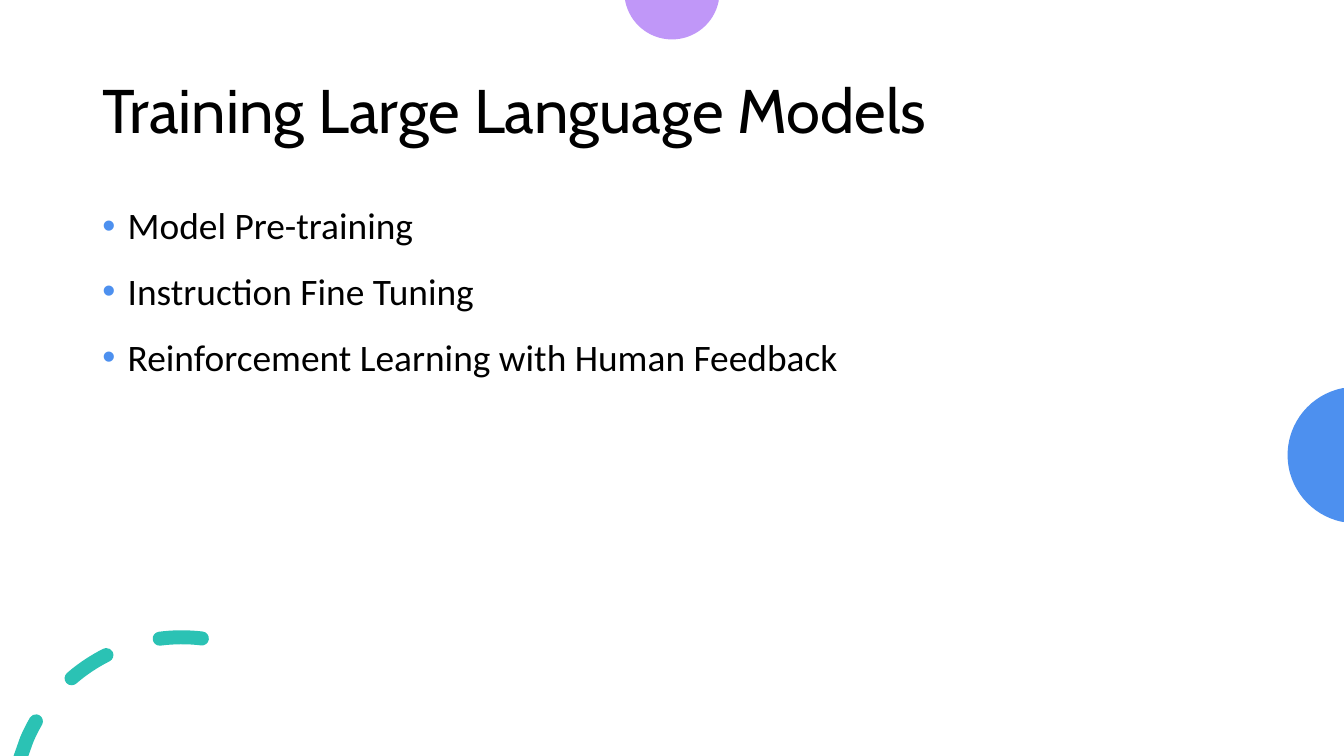
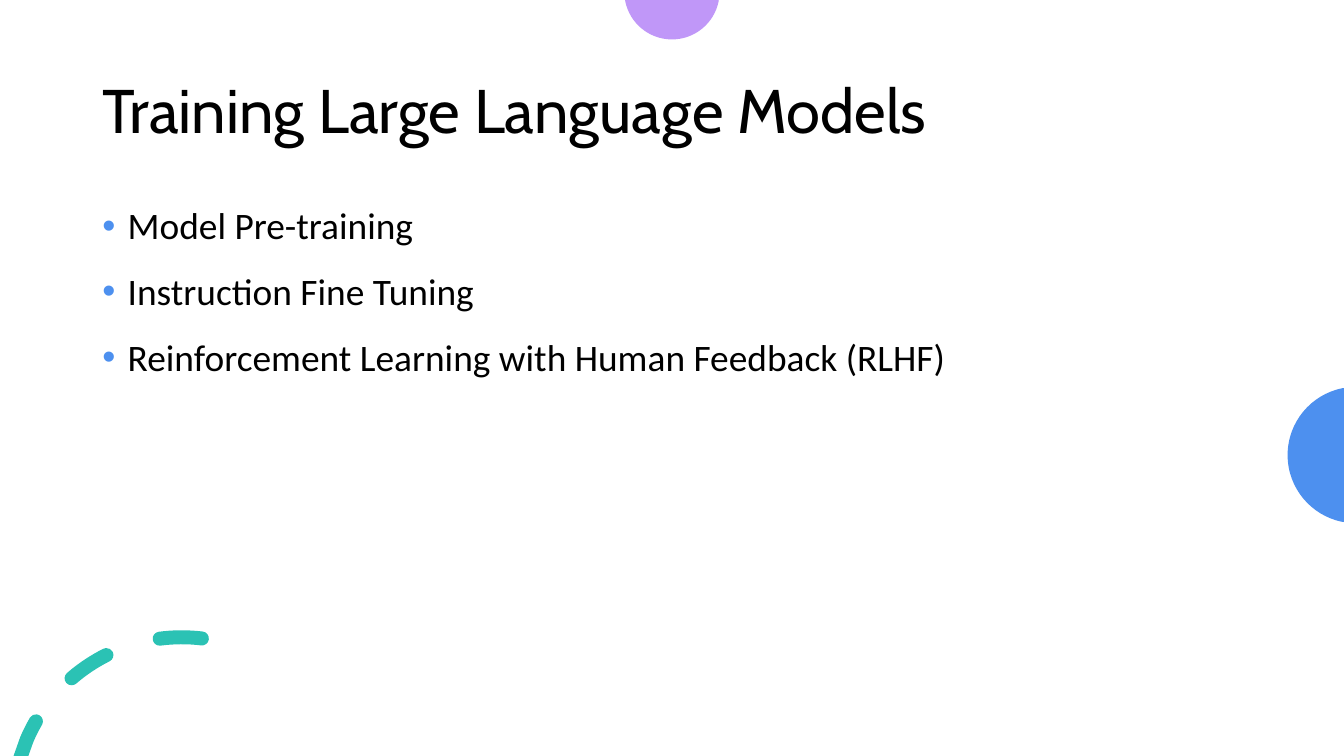
Before and after one commit to look4pritam/LargeLanguageModels, a slide deck: slide 23 of Presentations/IUAC-2024/Introduction_to_Large_Language_Models-From_Foundation_to_Real_World_Applications.pptx. Drawn at 1344x756 pixels with LibreOffice and Linux fonts; fonts in the diff are those of the drawing. Boxes give left, top, right and bottom in pixels: in the first picture for what was removed or moved away, otherwise in the second. Text is boxed around its words. In the diff, an @@ line names an element or a change of style, - is before the commit and + after.

```diff
--- a/Presentations/IUAC-2024/Introduction_to_Large_Language_Models-From_Foundation_to_Real_World_Applications.pptx
+++ b/Presentations/IUAC-2024/Introduction_to_Large_Language_Models-From_Foundation_to_Real_World_Applications.pptx
@@ text at [128, 344, 945, 378]: text changed @@
-  • Reinforcement Learning with Human Feedback
+  • Reinforcement Learning with Human Feedback (RLHF)
```
Also in this commit, not shown: 5 other slides changed.
